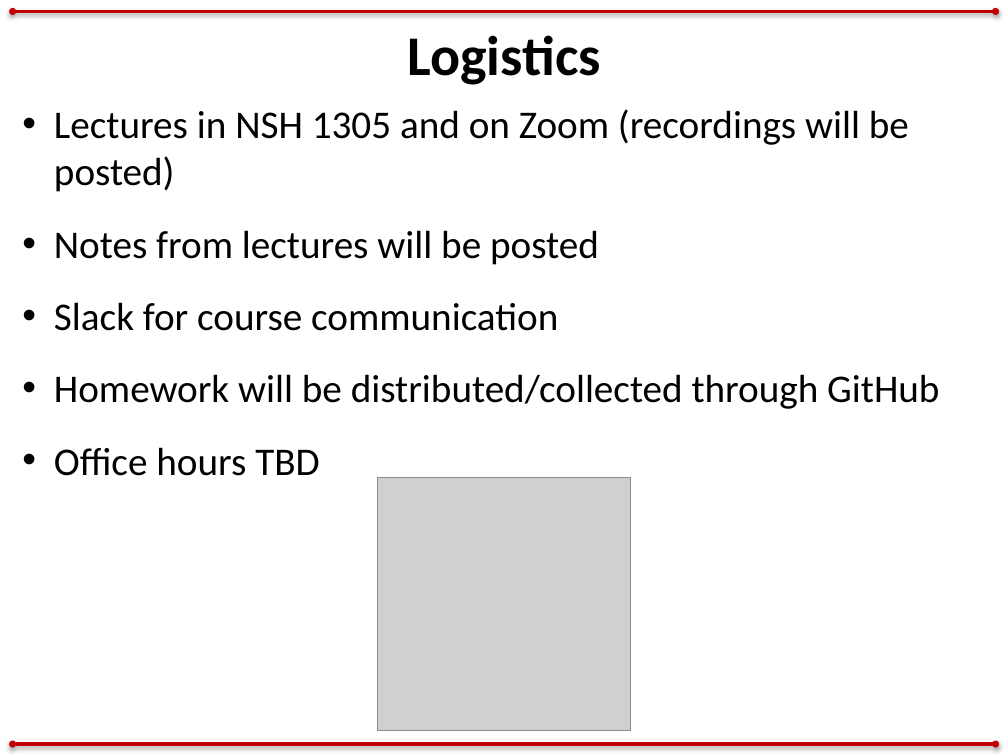
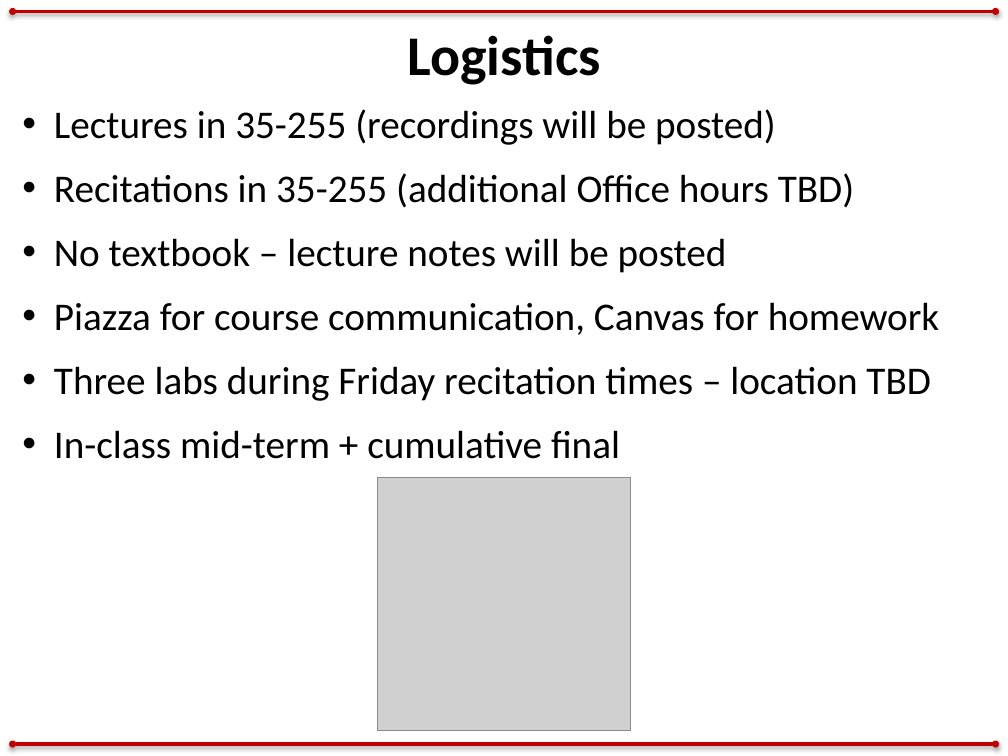
Before and after one commit to zacmanchester/dynamics-course, a slide deck: slide 14 of lectures/lecture 1/Intro.pptx (slide 12 before the commit). Drawn at 1008x756 pixels with LibreOffice and Linux fonts; fonts in the diff are those of the drawing; grey boxes stand for pictures. Boxes give left, top, right and bottom in pixels: in the first picture for what was removed or moved away, otherwise in the second. Text is boxed around its words. In the diff, an @@ line names an element or a change of style, - is before the commit and + after.

```diff
--- a/lectures/lecture 1/Intro.pptx
+++ b/lectures/lecture 1/Intro.pptx
@@ text at [54, 109, 939, 459]: text changed @@
-• Lectures in NSH 1305 and on Zoom (recordings will be posted)
-• Notes from lectures will be posted
-• Slack for course communication
-• Homework will be distributed/collected through GitHub
-• Office hours TBD
+• Lectures in 35-255 (recordings will be posted)
+• Recitations in 35-255 (additional Office hours TBD)
+• No textbook – lecture notes will be posted
+• Piazza for course communication, Canvas for homework
+• Three labs during Friday recitation times – location TBD
+• In-class mid-term + cumulative final
```
Also in this commit, not shown: 3 other slides changed, 2 slides added, 2 other files.
